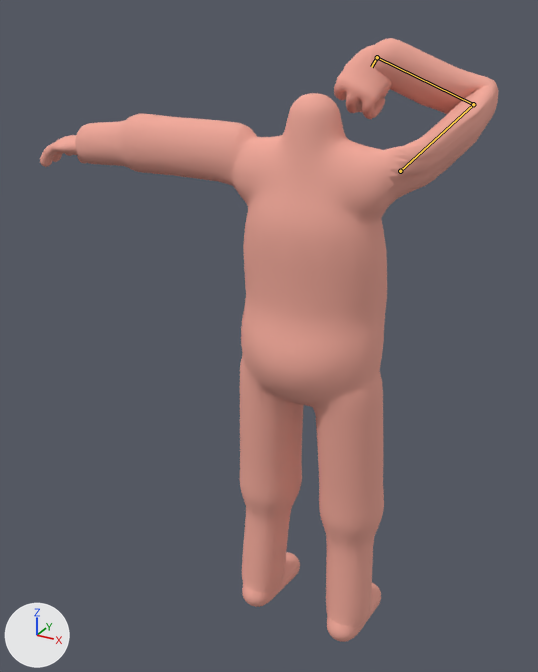
The glTF model characters/male_base/art/male_base.glb as it was, and as the next commit left it.
One viewpoint serves both versions: a 50 mm lens placed at (0.716, -1.51, 1.644), pointed at (-0.189, 0.135, 0.821). Arrows for +X, +Y and +Z are at lower left; the lights stay in place. The picture after the commit comes second. Both versions are drawn at frame 10 of the action 'toast_mouth'; the numbers are the values there. The bones that change are drawn over the model as lines.

Names of what the first picture shows: 'Body_FootL', 'Body_Hips', 'Body_LowerArmL', 'Body_LowerArmR', 'Body_LowerLegL', 'Body_LowerLegR', 'Body_Torso', 'Body_UpperArmL', 'Body_UpperArmR', 'Body_UpperLegL', 'Body_UpperLegR', 'HandR' and 2 more.
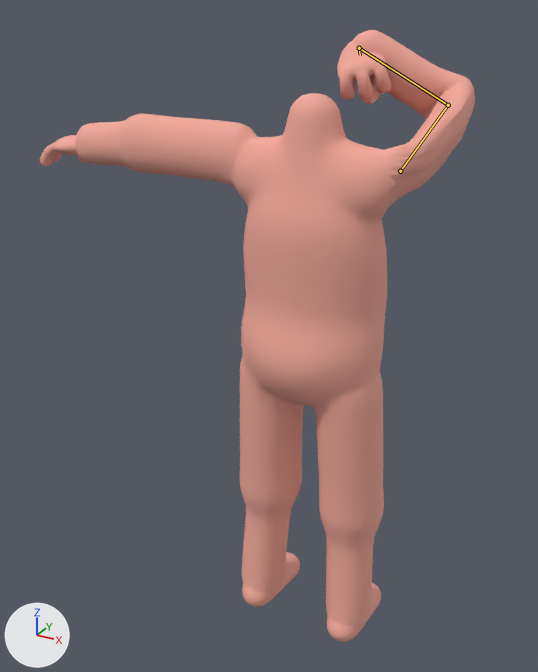
The change, as a list of edits to the scene's bpy script:
```text
Change bone_rightupperarm:
    where bone_rightupperarm = bpy.data.objects['Rig'].pose.bones['RightUpperArm']  # child of 'RightShoulder'
    bone_rightupperarm.rotation_quaternion: (0.687, 0.591, 0.421, 0.051) -> (0.637, 0.68, 0.357, 0.063)  # degrees (93, 31, 41) -> degrees (101, 22, 38)
Change bone_rightlowerarm:
    where bone_rightlowerarm = bpy.data.objects['Rig'].pose.bones['RightLowerArm']  # child of 'RightUpperArm'
    bone_rightlowerarm.rotation_quaternion: (0.628, 0.776, -0.052, -0.026) -> (0.744, 0.666, -0.047, -0.034)  # degrees (102, -1, -6) -> degrees (84, -1, -6)
Change bone_righthand:
    where bone_righthand = bpy.data.objects['Rig'].pose.bones['RightHand']  # child of 'RightLowerArm'
    bone_righthand.rotation_quaternion: (0.743, -0.336, -0.071, 0.575) -> (0.499, -0.25, 0.174, 0.812)  # degrees (-37, 16, 70) -> degrees (2, 35, 118)
```

Where the change shows, as pixel boxes (x1, y1, x2, y2) in the pictures (538 x 672 px):
'Body_UpperArmR', posed (21% narrower): before (382, 84, 499, 212); after (383, 82, 475, 213)
'Body_LowerArmR', posed (6% narrower, 18% taller): before (371, 38, 498, 114); after (353, 30, 472, 120)
'HandR', posed: before (334, 45, 392, 119); after (337, 39, 391, 104)
'NailsR', posed (not visible before): after (370, 96, 377, 104)
bone 'RightUpperArm', root to tip: before (400, 171) to (473, 104); after (400, 171) to (448, 105)
bone 'RightLowerArm', root to tip: before (473, 104) to (377, 57); after (448, 105) to (359, 48)
bone 'RightHand', root to tip: before (377, 57) to (371, 67); after (359, 48) to (360, 55)
